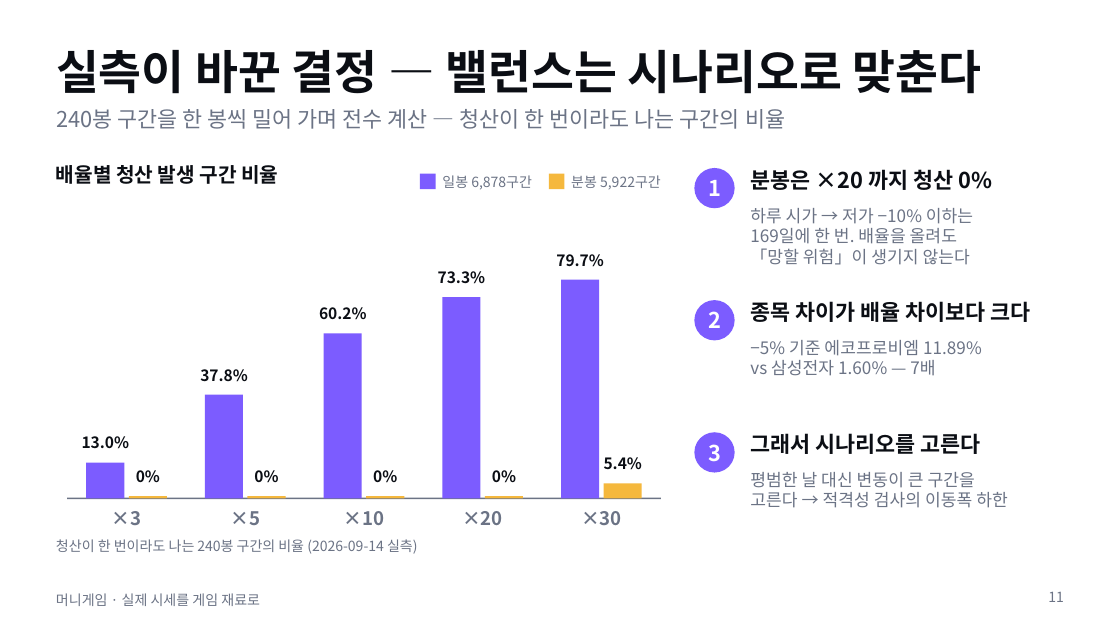
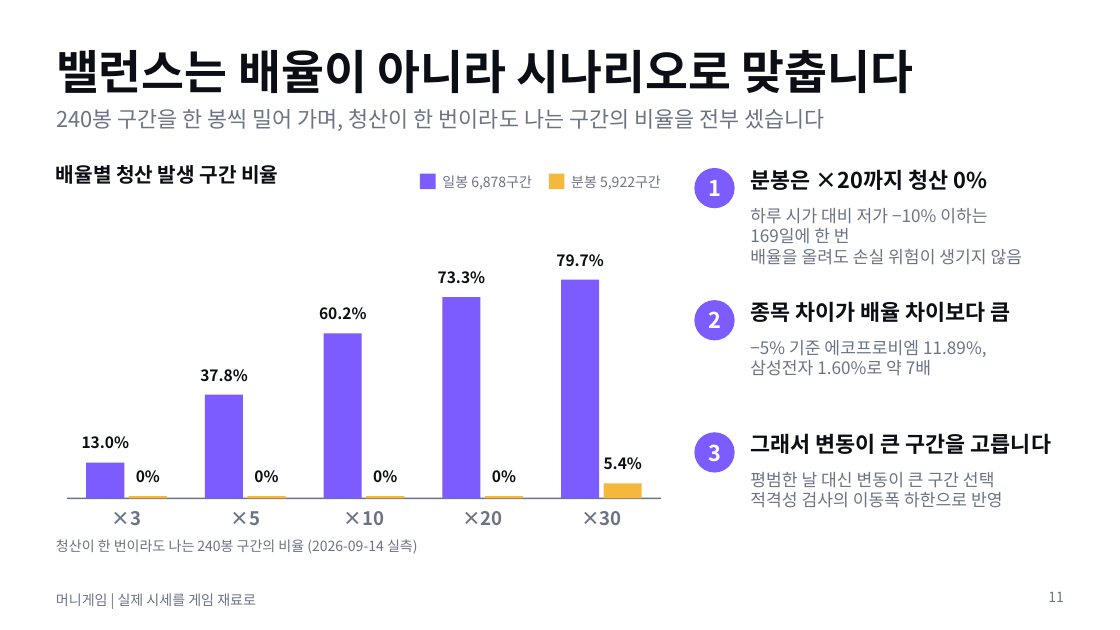
Before and after one commit to mth1108/money_game, a slide deck: slide 11 of presentations/01-data/moneygame-progress.pptx. Drawn at 1120x630 pixels with LibreOffice and Linux fonts; fonts in the diff are those of the drawing. Boxes give left, top, right and bottom in pixels: in the first picture for what was removed or moved away, otherwise in the second. Text is boxed around its words. In the diff, an @@ line names an element or a change of style, - is before the commit and + after.

```diff
--- a/presentations/01-data/moneygame-progress.pptx
+++ b/presentations/01-data/moneygame-progress.pptx
@@ title at (56,50,914,94): text changed @@
-실측이 바꾼 결정 — 밸런스는 시나리오로 맞춘다
+밸런스는 배율이 아니라 시나리오로 맞춥니다
@@ text at (56,109,825,131): text changed @@
-240봉 구간을 한 봉씩 밀어 가며 전수 계산 — 청산이 한 번이라도 나는 구간의 비율
+240봉 구간을 한 봉씩 밀어 가며, 청산이 한 번이라도 나는 구간의 비율을 전부 셌습니다
@@ text at (750,169,987,190): spaces changed @@
-분봉은 ×20 까지 청산 0%
+분봉은 ×20까지 청산 0%
@@ text at (750,208,1023,265): text changed @@
-하루 시가 → 저가 −10% 이하는
-169일에 한 번. 배율을 올려도
-「망할 위험」이 생기지 않는다
+하루 시가 대비 저가 −10% 이하는
+169일에 한 번
+배율을 올려도 손실 위험이 생기지 않음
@@ text at (750,301,1011,322): text changed @@
-종목 차이가 배율 차이보다 크다
+종목 차이가 배율 차이보다 큼
@@ text at (750,340,986,376): text changed @@
-−5% 기준 에코프로비엠 11.89%
-vs 삼성전자 1.60% — 7배
+−5% 기준 에코프로비엠 11.89%,
+삼성전자 1.60%로 약 7배
@@ text at (750,433,1051,454): text changed @@
-그래서 시나리오를 고른다
+그래서 변동이 큰 구간을 고릅니다
@@ text at (750,472,1003,508): text changed @@
-평범한 날 대신 변동이 큰 구간을
-고른다 → 적격성 검사의 이동폭 하한
+평범한 날 대신 변동이 큰 구간 선택
+적격성 검사의 이동폭 하한으로 반영
@@ text at (56,593,256,606): text changed @@
-머니게임 · 실제 시세를 게임 재료로
+머니게임 | 실제 시세를 게임 재료로
```
Also in this commit, not shown: 11 other slides changed, 2 other files.
